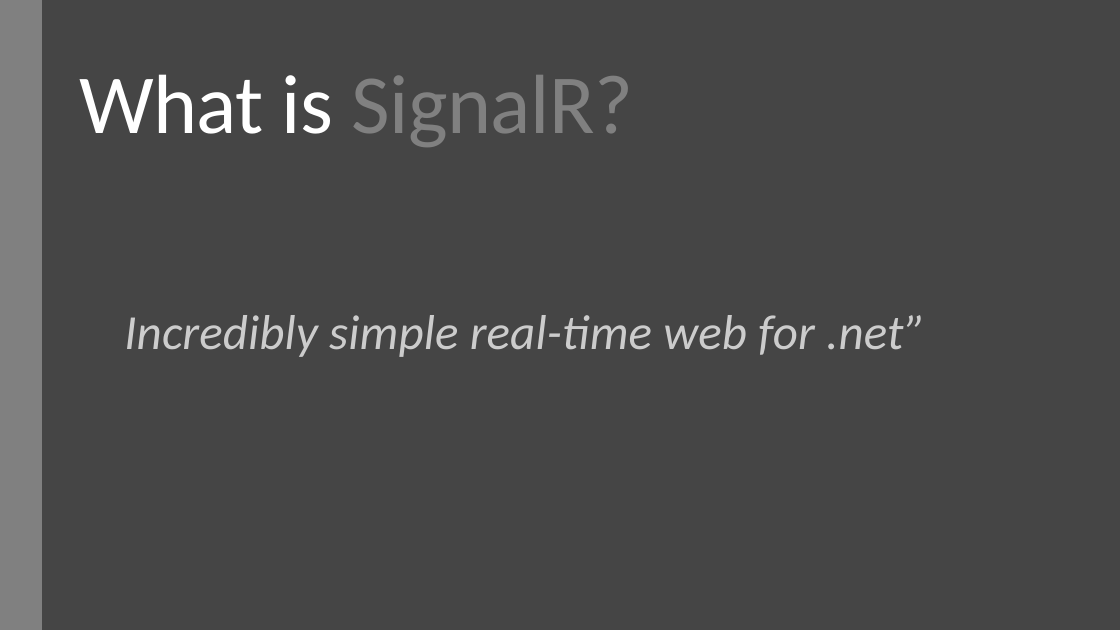
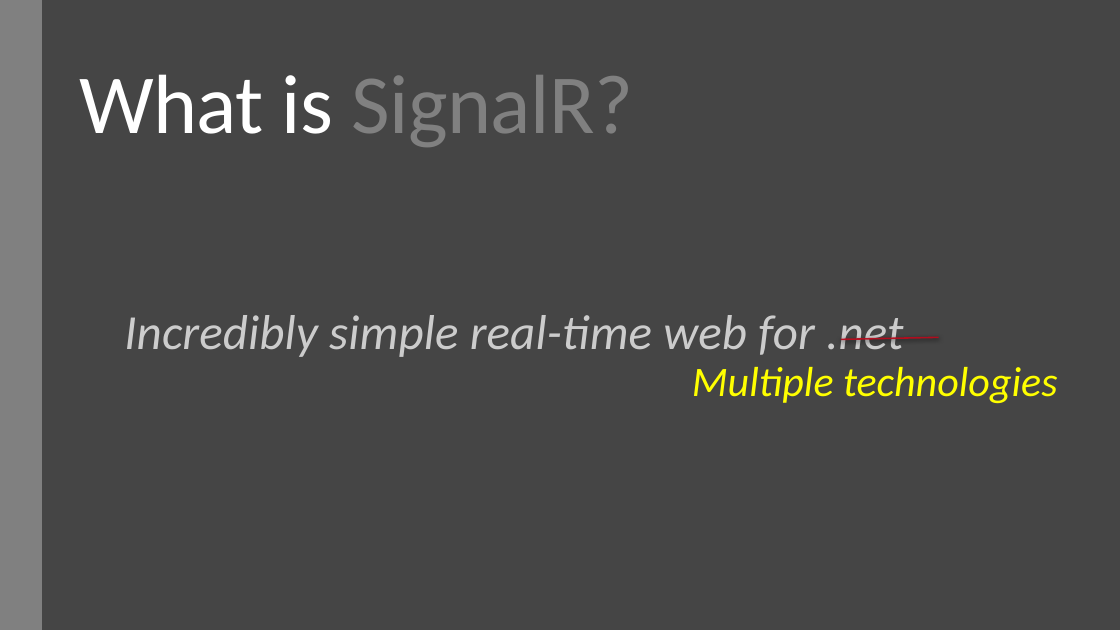
Before and after one commit to derikwhittaker/Demo.SignalR, a slide deck: slide 4 of RoanokeNug/DerikWhittaker_SignalR.pptx (slide 3 before the commit). Drawn at 1120x630 pixels with LibreOffice and Linux fonts; fonts in the diff are those of the drawing. Boxes give left, top, right and bottom in pixels: in the first picture for what was removed or moved away, otherwise in the second. Text is boxed around its words. In the diff, an @@ line names an element or a change of style, - is before the commit and + after.

```diff
--- a/RoanokeNug/DerikWhittaker_SignalR.pptx
+++ b/RoanokeNug/DerikWhittaker_SignalR.pptx
@@ text at (124, 315, 903, 357): text changed @@
-Incredibly simple real-time web for .net”
+Incredibly simple real-time web for .net
@@ line added from (939, 338) to (841, 339), #B80B1E 1.35 pt @@
@@ text added at (692, 367, 1058, 403), 36 pt, text #FFFF00, italic @@
+Multiple technologies
```
Also in this commit, not shown: 6 other slides changed, 20 slides added, 4 slides removed, 6 other files.
